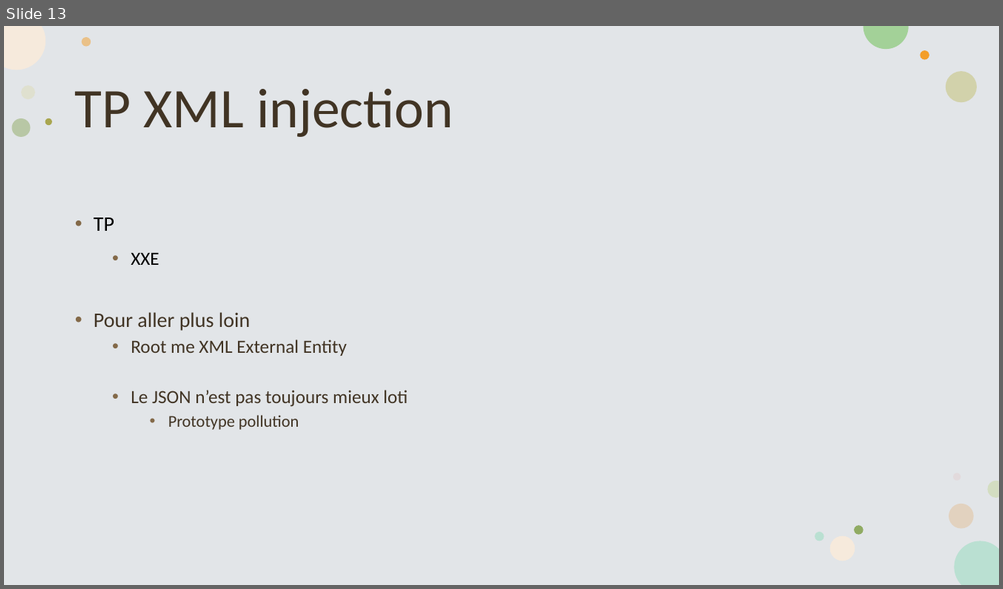
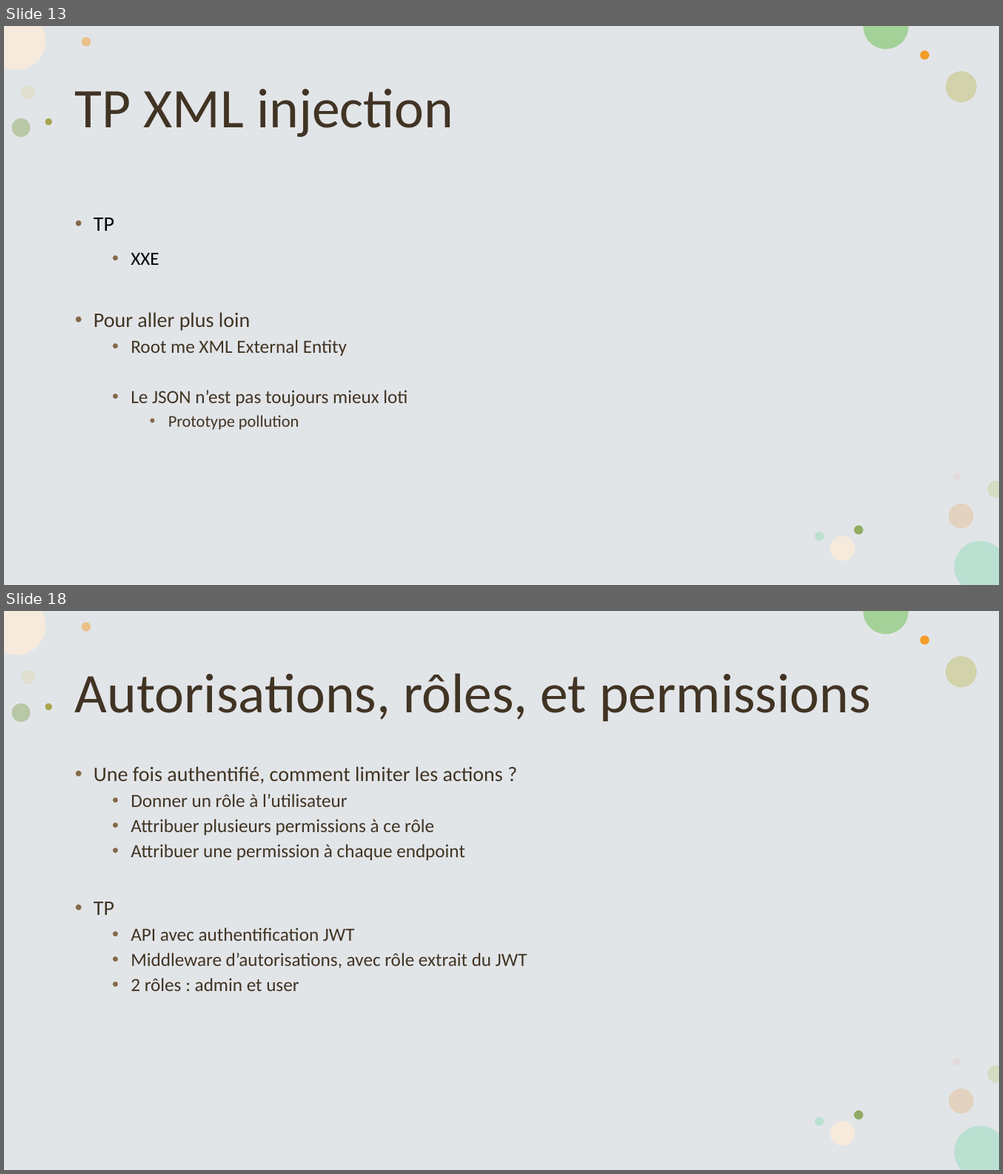
Before and after one commit to vdechef/secdev, a slide deck: Sécurité dans les développements.pptx. Shown one above the other, each under a label of ours: slide 13 before the commit, slides 13 and 18 after it; the slides between them are not shown. The pictures are 1003x589 and 1003x1174 pixels, drawn with LibreOffice and Linux fonts; fonts in the diff are those of the drawing. Boxes give left, top, right and bottom in pixels: in the first picture for what was removed or moved away, otherwise in the second. Text is boxed around its words. In the diff, an @@ line names an element or a change of style, - is before the commit and + after.

```diff
--- a/Sécurité dans les développements.pptx
+++ b/Sécurité dans les développements.pptx
@@ slide 18 added at (4, 611, 999, 1170), background #FFFFFF; not listed: 16 template elements that a slide beside it also shows @@
@@ title added at (75, 673, 871, 721), 54 pt, text #413424 @@
+Autorisations, rôles, et permissions
@@ text added at (94, 766, 527, 991), 18 pt, text #413424 @@
+• Une fois authentifié, comment limiter les actions ?
+  • Donner un rôle à l’utilisateur
+  • Attribuer plusieurs permissions à ce rôle
+  • Attribuer une permission à chaque endpoint
+• TP
+  • API avec authentification JWT
+  • Middleware d’autorisations, avec rôle extrait du JWT
+  • 2 rôles : admin et user
```
Also in this commit, not shown: 1 slide changed, 4 other slides added, 17 other files.
